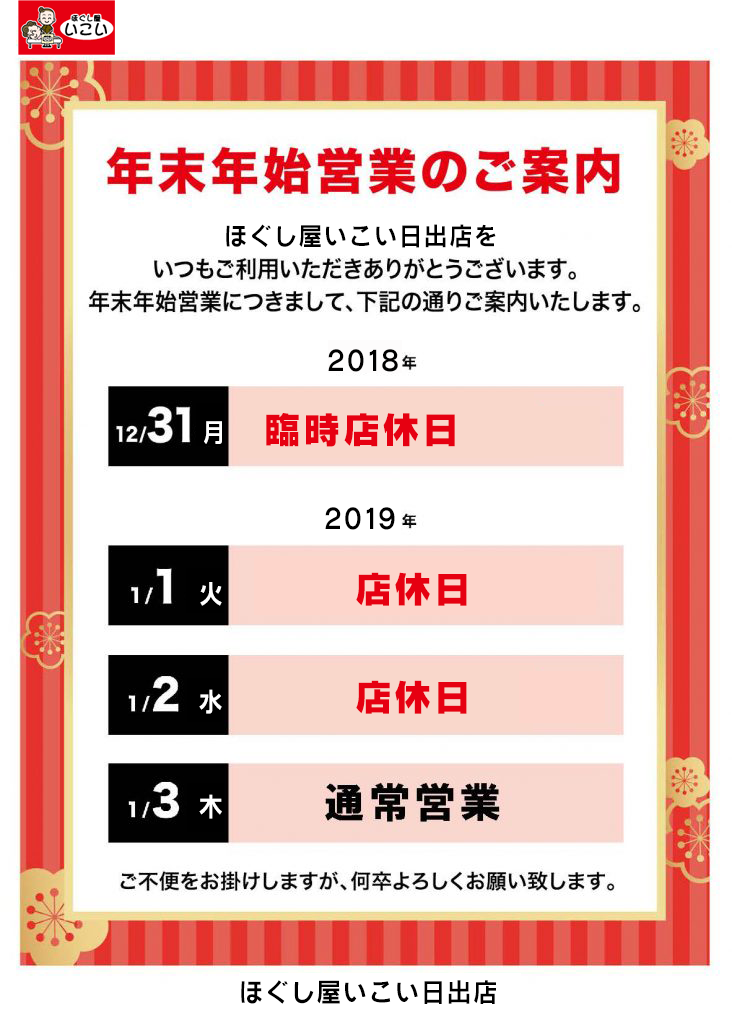
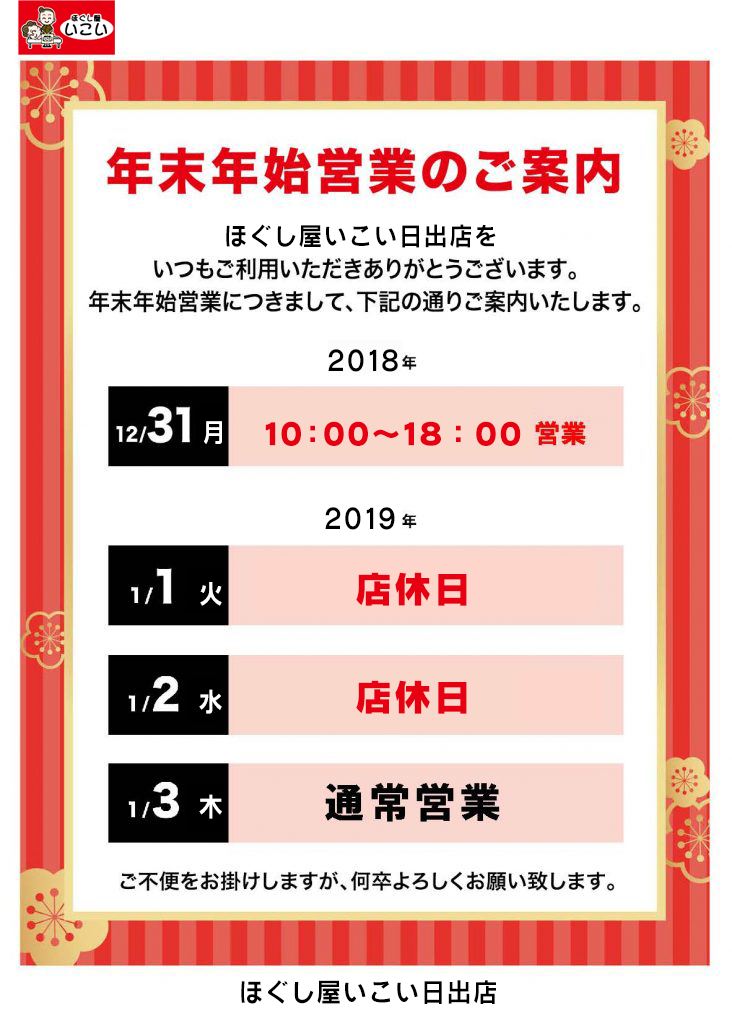
Layered file, before and after one edit (732x1024). Changes by layer:
removed layer "レイヤー 9" over [476, 406, 600, 456]
renamed "臨時店休日" to "10:00～18：00", painted on it over [265, 413, 521, 447]
